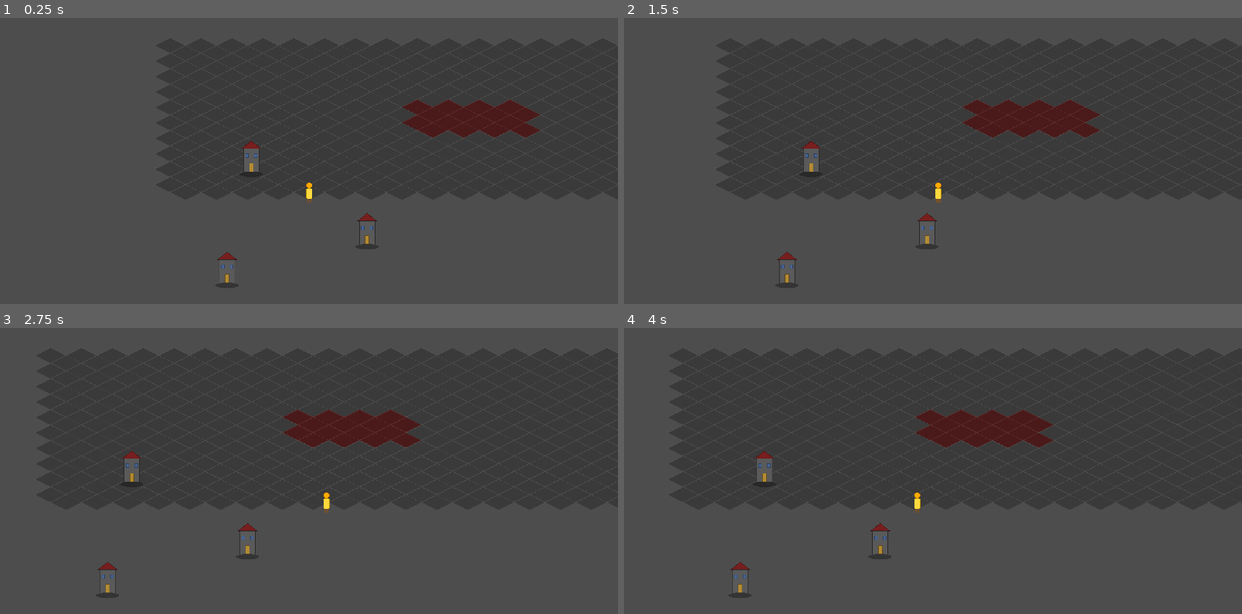
Above: before the commit, frames 1-4 (two rows, left to right).
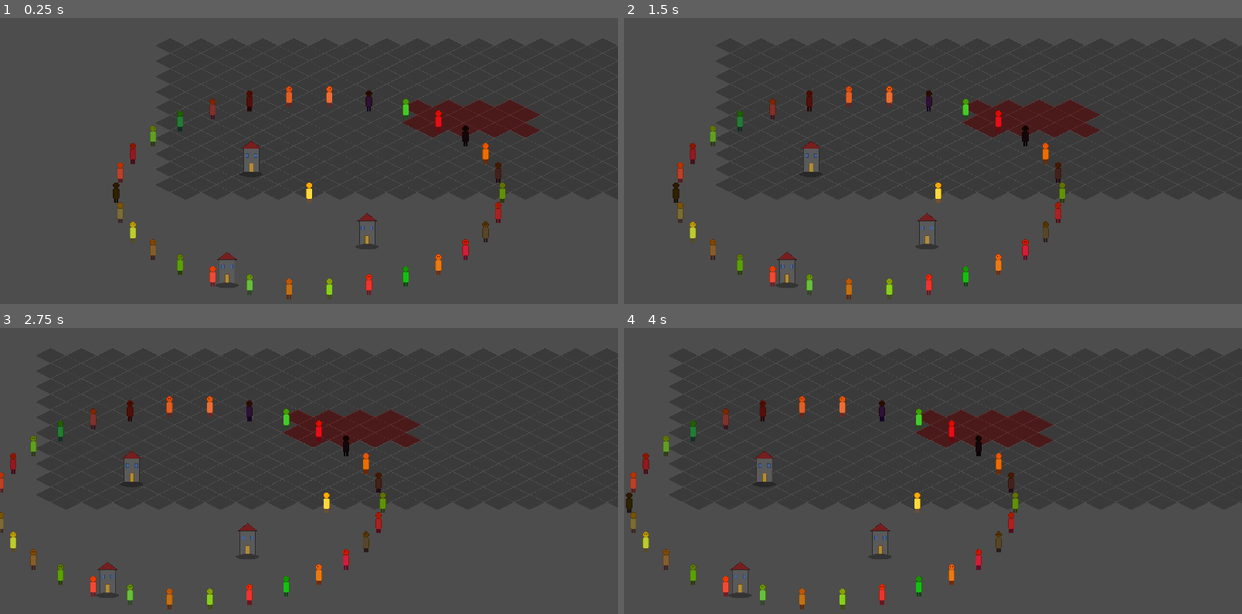
Above: after the commit, the same moments.

Repository: duancang8-ui/My-Game
Game: Godot game, scene res://src/scenes/world/test_world.tscn
The game is run twice, just before and just after one commit, with the same random seed, the same clock (stepped at 60 frames per second) and the same inputs.
Inputs (mouse positions are in pixels of both pictures, inside the frame that each line leads up to):
- Up to frame 1 (0.25 s): no input
- Up to frame 2 (1.5 s): tap Enter at 0.5 s; move the mouse to (1068, 175) at 0.52 s; hold D (move_right) 0.53-1.25 s; hold Shift 0.53-1.25 s; click (1068, 175) at 0.67 s; drag from (809, 209) to (902, 261) at 1.27 s
- Up to frame 3 (2.75 s): move the mouse to (370, 425) at 2.02 s; hold D (move_right) from 2.03 s (still down); tap Ctrl at 2.1 s
- Up to frame 4 (4 s): release D (move_right) at 2.75 s; drag from (902, 571) to (747, 450) at 2.77 s; move the mouse to (1118, 553) at 3.52 s; hold A (move_left) from 3.53 s (still down); tap Alt at 3.6 s

The runs differ from the first frame. In frame 1, 1.9% of the frame differs, in the area x 18-82%, y 23-99%; in frame 2, 1.9%; in frame 3, 1.8%; in frame 4, 1.9%, in the area x 0-64%, y 23-99%.

Commit message:
feat: add SpawnTestNPCs for P1 perf baseline (30 NPCs around player, FPS test + Y-sort verify)
Co-authored-by: Cursor <cursoragent@cursor.com>

Diff:
--- a/src/scenes/world/test_world.tscn
+++ b/src/scenes/world/test_world.tscn
@@ -1,9 +1,10 @@
-[gd_scene load_steps=5 format=3 uid="uid://btestworld1p1"]
+[gd_scene load_steps=6 format=3 uid="uid://btestworld1p1"]
 
 [ext_resource type="TileSet" uid="uid://b3p1plctileset" path="res://src/assets/tiles/iso_tileset_placeholder.tres" id="1_tileset"]
 [ext_resource type="Script" path="res://src/scripts/test/world_builder.gd" id="2_builder"]
 [ext_resource type="PackedScene" uid="uid://bplayerscene1" path="res://src/scenes/player/player.tscn" id="3_player"]
 [ext_resource type="Texture2D" uid="uid://d0medctlufyas" path="res://src/assets/characters/building_placeholder.png" id="4_building"]
+[ext_resource type="Script" path="res://src/scripts/test/spawn_test_npcs.gd" id="5_spawn"]
 
 [node name="TestWorld" type="Node2D"]
 
@@ -31,3 +32,7 @@
 [node name="WorldBuilder" type="Node" parent="."]
 script = ExtResource("2_builder")
 tilemap_layer_path = NodePath("../Ground")
+
+[node name="TestSpawner" type="Node" parent="."]
+script = ExtResource("5_spawn")
+ysort_container_path = NodePath("../YSortContainer")
--- /dev/null
+++ b/src/scripts/test/spawn_test_npcs.gd
@@ -0,0 +1,33 @@
+class_name SpawnTestNPCs
+extends Node
+
+# P1 性能基线测试：生成 N 个静态 NPC，用于 FPS 测试 + Y-sort 验证
+# 启用方式：在 Inspector 把 enabled 改为 true，或在脚本中改默认值
+
+@export var enabled: bool = true                                ## P1 阶段默认开启，测完可关闭
+@export var npc_count: int = 30
+@export var spawn_radius: float = 400.0
+@export var spawn_center: Vector2 = Vector2(320, 320)           ## 围绕玩家初始位置
+@export var ysort_container_path: NodePath = NodePath("../YSortContainer")
+
+const NPC_TEXTURE: Texture2D = preload("res://src/assets/characters/player_placeholder.png")
+
+func _ready() -> void:
+    if not enabled:
+        return
+    var container: Node2D = get_node_or_null(ysort_container_path) as Node2D
+    if container == null:
+        push_error("SpawnTestNPCs: YSortContainer not found at " + str(ysort_container_path))
+        return
+    var rng: RandomNumberGenerator = RandomNumberGenerator.new()
+    rng.randomize()
+    for i in range(npc_count):
+        var npc: Sprite2D = Sprite2D.new()
+        npc.texture = NPC_TEXTURE
+        npc.name = "PerfNPC_%d" % i
+        var angle: float = (float(i) / float(npc_count)) * TAU
+        # 椭圆排列（长轴横向，短轴 50% 高度），契合等距视觉
+        npc.position = spawn_center + Vector2(cos(angle), sin(angle) * 0.5) * spawn_radius
+        npc.modulate = Color(rng.randf(), rng.randf(), rng.randf(), 1.0)
+        container.add_child(npc)
+    print("SpawnTestNPCs: spawned ", npc_count, " perf NPCs around ", spawn_center)
Not shown: 1 places in src/scenes/player/player.tscn that only renumber resources
Not shown, added: src/scripts/test/spawn_test_npcs.gd.uid
